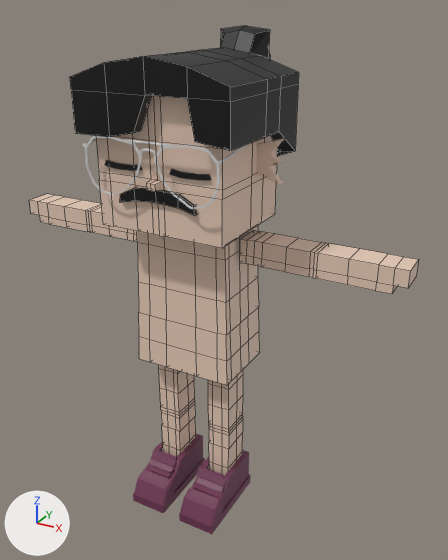
One commit to the FBX model mustachiorascals/fbx/e3e1c640-94c3-40ff-944d-ee1c65a3268a.fbx: the scene before it, then after it.
Both versions are drawn from a 50 mm lens placed at (0.0181, -0.0286, 0.0306), pointed at (0.0005, 0.0034, 0.0146). Arrows for +X, +Y and +Z are at lower left; the lights stay in place. Mesh edges are drawn as thin lines on the coarser meshes. Where no turn or scale is listed for an object, it has been applied to the vertices.

Before the edit, the objects in view are built like this:
```python
me_mesh_003 = bpy.data.meshes.new('Mesh.003')
me_mesh_003.from_pydata(...)  # 20 vertices, 18 faces; spans x -0.00236..0.00236, y -0.00298..-0.00262, z 0.02101..0.02204
me_mesh_003.materials.append(mat_mustache)  # black #000000
me_mesh_004 = bpy.data.meshes.new('Mesh.004')
me_mesh_004.from_pydata(...)  # 166 vertices, 164 faces; spans x -0.00461..0.00461, y -0.00355..0.00981, z 0.023..0.03385
me_mesh_004.materials.append(mat_hair)  # black #000000
me_mesh_007 = bpy.data.meshes.new('Mesh.007')
me_mesh_007.from_pydata(...)  # 858 vertices, 736 faces; spans x -0.00312..0.00311, y -0.00284..0.00264, z -0.00016..0.00263
# faces by material slot: [368, 368]
me_mesh_007.materials.append(mat_footwear_white)  # brown #703553
me_mesh_007.materials.append(mat_footwear_color)  # brown #703553
ob_f_canvas = bpy.data.objects.new('f_canvas', me_mesh_007)
ob_f_canvas.location = (0.0, 0.0, 0.0)
ob_h_ponytail = bpy.data.objects.new('h_ponytail', me_mesh_004)
ob_h_ponytail.location = (0.00004, 0.00004, -0.0042)
ob_m_anchorman = bpy.data.objects.new('m_anchorman', me_mesh_003)
ob_m_anchorman.location = (0.0, 0.0, 0.0)
# also in view: 'e_6' at (0.0, 0.0011, 0.0232); 'mustachio_legs' at (0.0, 0.0003, 0.0053); 'ew_aviator_2' at (0.0, -0.0007, 0.0231); 'mustachio_body' at (0.0, 0.0011, 0.0144); 'mustachio_head' at (0.0, 0.0002, 0.0227)
```
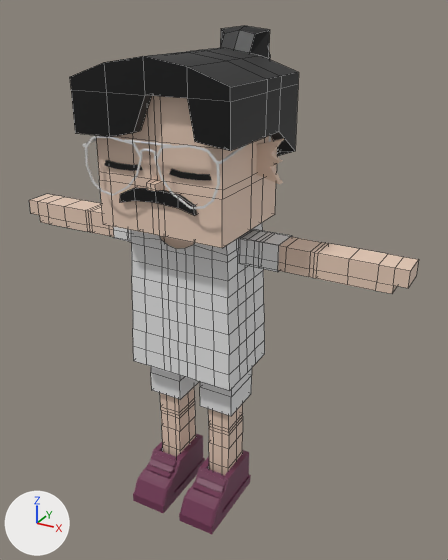
Patch to the scene script:
```diff
--- a/mustachiorascals/fbx/e3e1c640-94c3-40ff-944d-ee1c65a3268a.fbx.py
+++ b/mustachiorascals/fbx/e3e1c640-94c3-40ff-944d-ee1c65a3268a.fbx.py
@@ mat_upper_garment_1 @@
+mat_upper_garment_1 = principled_material('upper_garment_1')
+mat_upper_garment_1.base_color = (0.8, 0.8, 0.8)  # white #e7e7e7
@@ mat_lower_garment @@
+mat_lower_garment = principled_material('lower_garment')
+mat_lower_garment.base_color = (0.8, 0.8, 0.8)  # white #e7e7e7
@@ me_mesh_011 @@
+me_mesh_011.from_pydata(...)  # 230 vertices, 212 faces; spans x -0.00349..0.00349, y -0.0013..0.00353, z 0.00994..0.01894
+me_mesh_011.materials.append(mat_upper_garment_1)  # white #e7e7e7
@@ me_mesh_012 @@
+me_mesh_012.from_pydata(...)  # 24 vertices, 18 faces; spans x -0.00561..0.00561, y 0.00027..0.00209, z 0.01737..0.01893
+me_mesh_012.materials.append(mat_upper_garment_1)  # white #e7e7e7
@@ me_mesh_003_1 @@
+me_mesh_003_1.from_pydata(...)  # 32 vertices, 24 faces; spans x -0.003..0.003, y -0.00018..0.00265, z 0.00723..0.01232
+me_mesh_003_1.materials.append(mat_lower_garment)  # white #e7e7e7
@@ ob_c_shirt_1 @@
+ob_c_shirt_1 = bpy.data.objects.new('c_shirt_1', me_mesh_011)
+ob_c_shirt_1.location = (0.0, 0.0, 0.0)
@@ ob_c_shirt_2 @@
+ob_c_shirt_2 = bpy.data.objects.new('c_shirt_2', me_mesh_012)
+ob_c_shirt_2.location = (0.0, 0.0, 0.0)
@@ ob_c_shorts @@
+ob_c_shorts = bpy.data.objects.new('c_shorts', me_mesh_003_1)
+ob_c_shorts.location = (0.0, 0.0, 0.0)
```

Changed parts and their boxes (x1, y1, x2, y2) in the pictures (448 x 560 px):
'c_shirt_1', added
    after: (131, 223, 265, 390)
'c_shorts', added
    after: (151, 366, 252, 416)
'c_shirt_2', added
    after: (113, 226, 292, 272)
'mustachio_body', unchanged, covered by the edit
    before: (137, 226, 260, 385)
    after: (160, 236, 194, 249)
